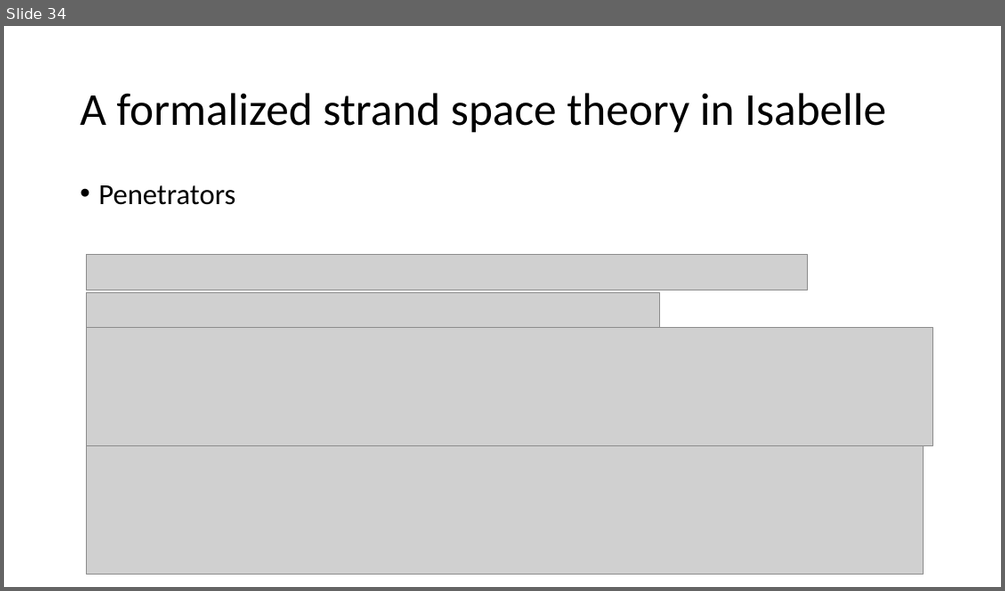
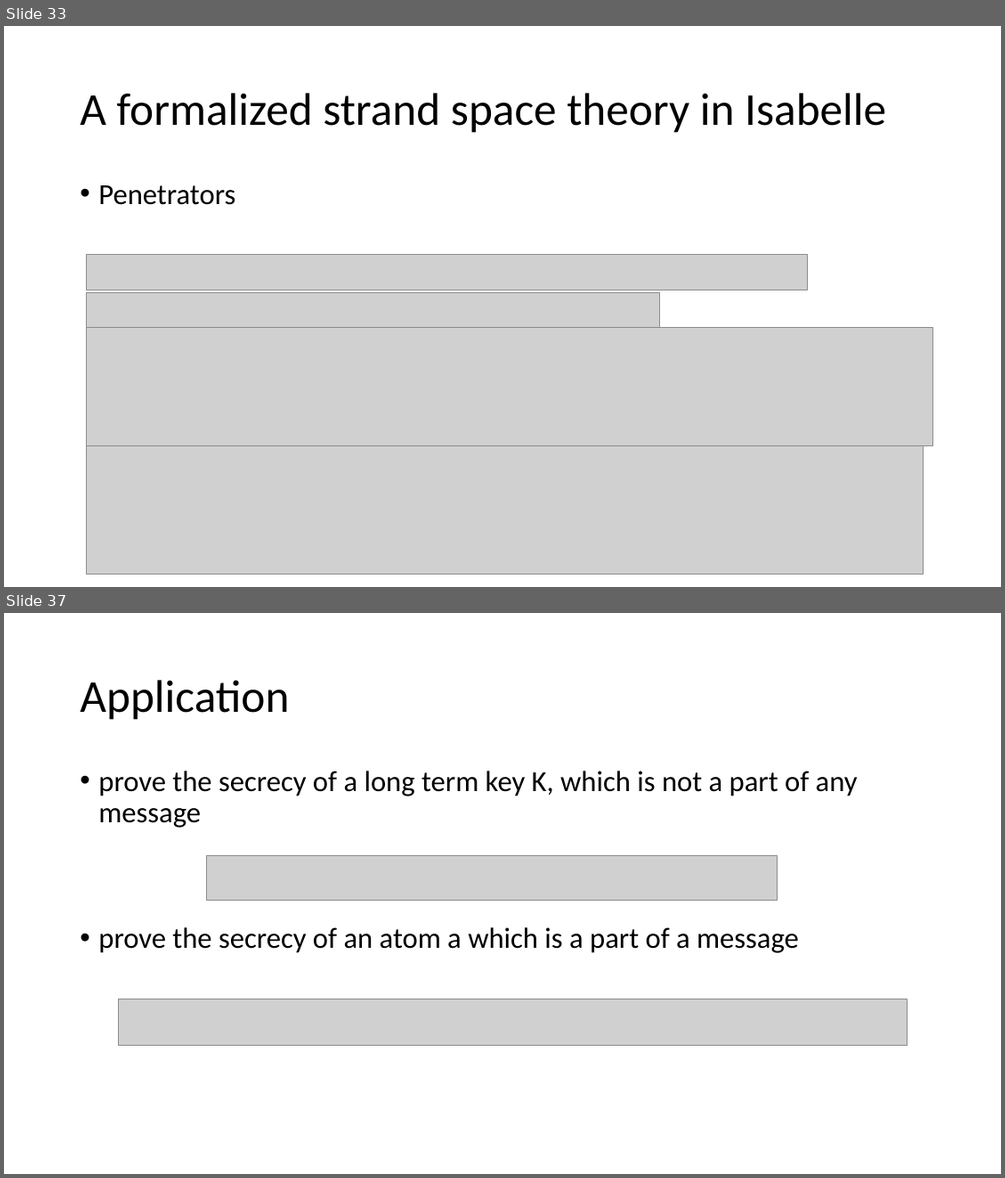
Before and after one commit to bacmive/paper_notes, a slide deck: notes7-strand space.pptx. Shown one above the other, each under a label of ours: slide 34 before the commit, slides 33 and 37 after it; the slides between them are not shown. The pictures are 1005x591 and 1005x1178 pixels, drawn with LibreOffice and Linux fonts; fonts in the diff are those of the drawing; grey boxes stand for pictures. Boxes give left, top, right and bottom in pixels: in the first picture for what was removed or moved away, otherwise in the second. Text is boxed around its words. In the diff, an @@ line names an element or a change of style, - is before the commit and + after.

```diff
--- a/notes7-strand space.pptx
+++ b/notes7-strand space.pptx
@@ slide 37 added at box(4, 613, 1001, 1174), background #FFFFFF @@
@@ title added at box(80, 680, 289, 720), 44 pt, text #000000 @@
+Application
@@ text added at box(98, 771, 858, 953), 28 pt, text #000000 @@
+• prove the secrecy of a long term key K, which is not a part of any message
+• prove the secrecy of an atom a which is a part of a message
@@ picture added at box(207, 856, 778, 900) @@
@@ picture added at box(119, 998, 906, 1045) @@
@@ what was slide 34 is now slide 33 @@
```
Also in this commit, not shown: 2 slides changed, 9 other slides added, 2 slides removed, 1 other file.
